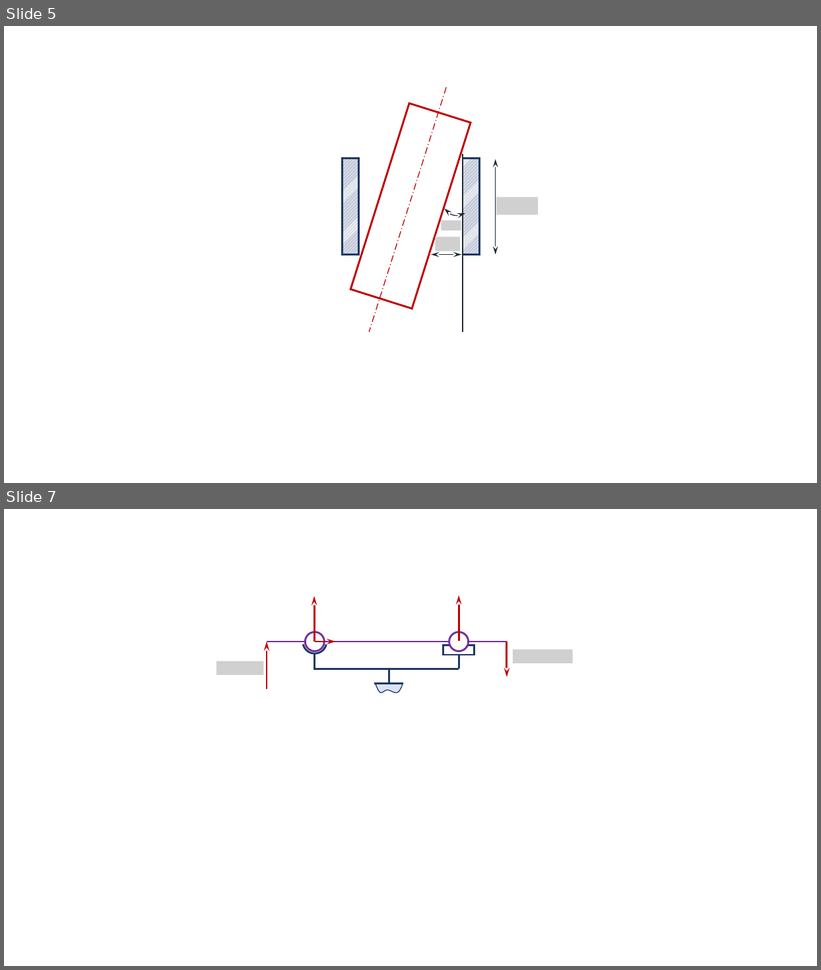
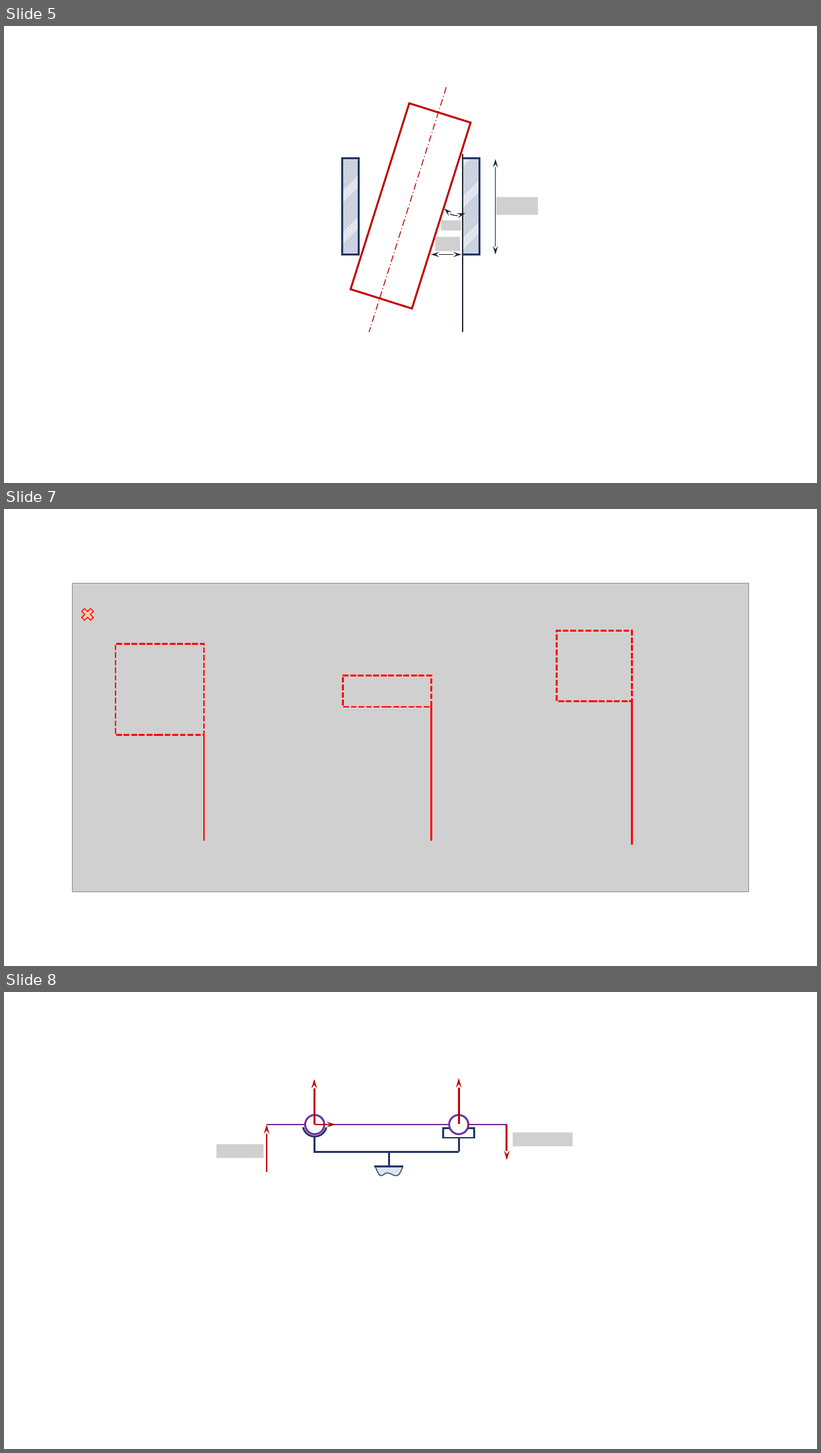
Before and after one commit to xpessoles/Sujets_Concours, a slide deck: 2022/Exemple/FichiersProf/Corrigé LaTeX/images/Figures.pptx. Shown one above the other, each under a label of ours: slides 5 and 7 before the commit, slides 5, 7 and 8 after it; the slides between them are not shown. The pictures are 821x970 and 821x1453 pixels, drawn with LibreOffice and Linux fonts; fonts in the diff are those of the drawing; grey boxes stand for pictures; background and template pictures are left out. Boxes give left, top, right and bottom in pixels: in the first picture for what was removed or moved away, otherwise in the second. Text is boxed around its words. In the diff, an @@ line names an element or a change of style, - is before the commit and + after.

```diff
--- a/2022/Exemple/FichiersProf/Corrigé LaTeX/images/Figures.pptx
+++ b/2022/Exemple/FichiersProf/Corrigé LaTeX/images/Figures.pptx
@@ slide 7 added at bbox=[4, 509, 817, 966], background #FFFFFF @@
@@ picture added at bbox=[73, 583, 749, 892] @@
@@ cross added at bbox=[79, 606, 96, 623], fill #F8CBAD, outline #FF0000 1 pt @@
@@ rectangle added at bbox=[116, 644, 204, 735], outline #FF0000 2.25 pt dashed @@
@@ rectangle added at bbox=[557, 631, 632, 702], outline #FF0000 2.25 pt dashed @@
@@ rectangle added at bbox=[343, 675, 431, 707], outline #FF0000 2.25 pt dashed @@
@@ line added from (632, 845) to (632, 702), #FF0000 2.25 pt @@
@@ line added from (431, 841) to (431, 707), #FF0000 2.25 pt @@
@@ line added from (204, 841) to (204, 735), #FF0000 2.25 pt @@
@@ what was slide 7 is now slide 8 @@
```
Also in this commit, not shown: 1 slide changed, 1 other file.
